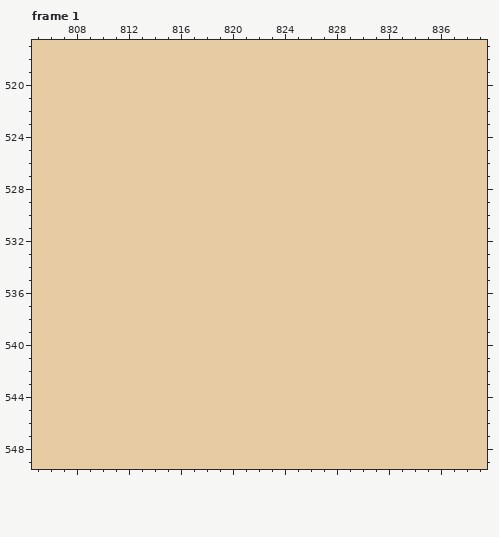
Pixel-art file, stored at AsepriteFiles/UI/UI_Playground.aseprite. This is how it looked before the edit.
1233x640 pixels, 18 frames. Colours within 5 levels of each other are drawn and written as one. Shown: frame 1: x 805..839, y 517..549. The commit also changed other frames or places, which this record leaves out.
And afterwards:
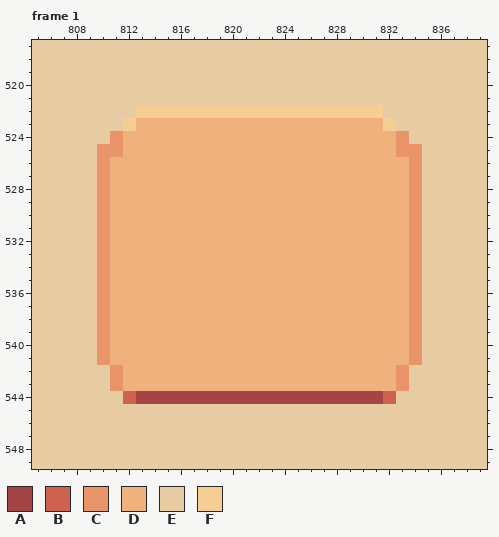
Palette (. is transparent): A #a54444  B #cd634f  C #ea9569  D #f0b27d  E #e7cba3  F #f6ce94
Edits made:
Frame 1, layer "Cosas":
Colour E becomes colour A in row 544 at x 813 to 831.
Colour E becomes colour B in row 544 at x 812 and 832.
Colour E becomes colour C in row 524 at x 811 and 833; in row 525 at x 810 to 811 and 833 to 834; in rows 526 to 541 at x 810 and 834; in rows 542 to 543 at x 811 and 833.
Colour E becomes colour D in row 523 at x 813 to 831; in rows 524 to 525 at x 812 to 832; in rows 526 to 541 at x 811 to 833; in rows 542 to 543 at x 812 to 832.
Colour E becomes colour F in row 522 at x 813 to 831; in row 523 at x 812 and 832.
Changed places in both pictures, as pixel boxes (x1, y1, x2, y2):
changed: (97, 105, 422, 404)
